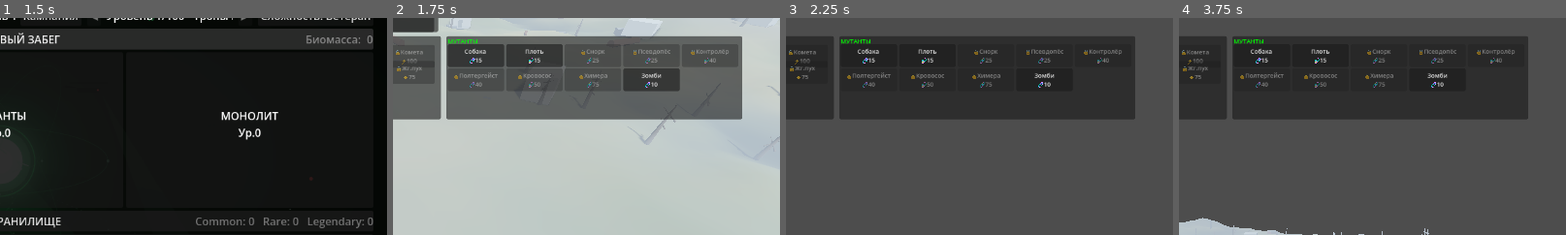
Above: before the commit, frames 1-4 (left to right).
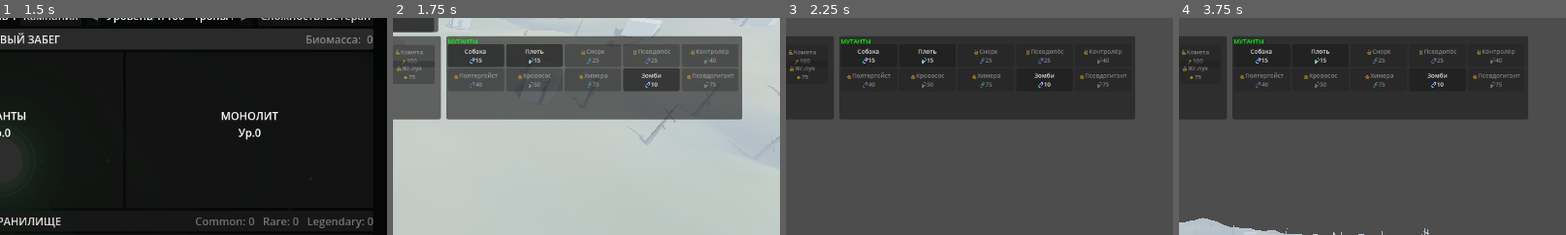
Above: after the commit, the same moments.

Repository: MisStiCc/StalkerRevert
Game: Godot game, scene res://scenes/ui/main_menu.tscn
Same seed, same stepped clock (60 frames per second), same inputs: the game is played once before the commit and once after it.
Inputs:
- Up to frame 1 (1.5 s): click "НОВАЯ ИГРА" at 0.5 s; click "НАЧАТЬ НОВЫЙ ЗАБЕГ" at 1.25 s
- Up to frame 2 (1.75 s): no input
- Up to frame 3 (2.25 s): click "▶ СТАРТ" at 2 s
- Up to frame 4 (3.75 s): click "🔥 ВЫБРОС ⚡1000" at 2.75 s; click "Электра ⚡75" at 3.5 s
The pictures show only the part of the screen within x 50-100%, y 6-56%; the shares and areas given below are measured in that part.

Frame 1 is identical in both runs. In frame 2, less than 0.1% of the frame differs, in the area x 75-88%, y 25-33%; in frame 3, 0.2%; in frame 4, 0.2%.

Commit message:
feat: рецепт звезды v3 (N копий + 1 звёздный корм той же звёздности + 2/4/6/8 простых), кнопка псевдогиганта в HUD (10 мутантов), компактные строки фермы, корм любой звёздности с маршрутом по бакам; фикс варнинга suffixes

Diff:
--- a/core/game_manager.gd
+++ b/core/game_manager.gd
@@ -113,21 +113,25 @@
 
 # ==================== ФЕРМА: КОПИИ И КОРМ ====================
 
-## Рецепт новой звезды: копии x НОВАЯ звезда (2-я - 2 копии, 5-я - 5)
-## + очки корма (2/4/6/8) + корм должен быть с числом звёзд ЦЕЛИ
+## Рецепт новой звезды N: N копий цели + 1 звёздный корм (копия мутанта
+## той же звёздности, что и цель) + простые корма (2/4/6/8 копий 1★)
 func get_star_requirements(mutant_type: String) -> Dictionary:
 	var lab = get_lab_data()
 	var stars: int = lab.get_mutant_stars(mutant_type)
 	var copies_need: int = stars + 1
-	var points_need: int = GachaData.get_star_feed_cost(stars)
+	var star_feed_need := 1
+	var simple_need: int = GachaData.get_star_feed_cost(stars)
 	var copies_have: int = lab.get_farm_copies(mutant_type)
-	var points_have: int = lab.get_star_progress(mutant_type)
+	var star_have: int = lab.get_star_feed(mutant_type)
+	var simple_have: int = lab.get_star_progress(mutant_type)
+	var ready := copies_have >= copies_need and star_have >= star_feed_need and simple_have >= simple_need
 	return {
 		"stars": stars,
 		"max": stars >= LabData.MAX_STARS,
 		"copies_have": copies_have, "copies_need": copies_need,
-		"points_have": points_have, "points_need": points_need,
-		"ready": copies_have >= copies_need and points_have >= points_need,
+		"star_have": star_have, "star_need": star_feed_need,
+		"simple_have": simple_have, "simple_need": simple_need,
+		"ready": ready,
 	}
 
 
@@ -139,11 +143,14 @@
 		return "Звёзды уже максимальны"
 	if int(req.get("copies_have")) < int(req.get("copies_need")):
 		return "Нужно копий: %d/%d" % [int(req.get("copies_have")), int(req.get("copies_need"))]
-	if int(req.get("points_have")) < int(req.get("points_need")):
-		return "Нужно корма: %d/%d" % [int(req.get("points_have")), int(req.get("points_need"))]
+	if int(req.get("star_have")) < int(req.get("star_need")):
+		return "Нужен звёздный корм: копия мутанта с %d★" % int(req.get("stars"))
+	if int(req.get("simple_have")) < int(req.get("simple_need")):
+		return "Нужно простых кормов: %d/%d" % [int(req.get("simple_have")), int(req.get("simple_need"))]
 	for i in range(int(req.get("copies_need"))):
 		lab.consume_farm_copy(mutant_type)
 	lab.clear_star_progress(mutant_type)
+	lab.star_feed_progress.erase(mutant_type)
 	lab.add_mutant_star(mutant_type)
 	var new_stars: int = lab.get_mutant_stars(mutant_type)
 	print("Ферма: %s -> %d/%d★ (копий списано %d)" % [mutant_type, new_stars, LabData.MAX_STARS, int(req.get("copies_need"))])
@@ -241,17 +248,21 @@
 	if stars >= LabData.MAX_STARS:
 		return "У цели уже максимальные звёзды"
 	var fodder_stars: int = lab.get_mutant_stars(fodder_type)
-	if fodder_stars != stars:
-		return "Корм должен быть с %d★ (у %s сейчас %d★)" % [stars, GachaData.display_name(fodder_type), fodder_stars]
-	var points: int = GachaData.get_fodder_value(fodder_type, true)
 	lab.consume_farm_copy(fodder_type)
-	var progress: int = lab.add_star_progress(target_type, points)
+	# Маршрут по бакам: корм той же звёздности -> звёздный (нужен 1),
+	# всё остальное -> простой (2/4/6/8 копий)
+	if fodder_stars == stars and lab.get_star_feed(target_type) < 1:
+		var fed: int = lab.add_star_feed(target_type)
+		print("Ферма: %s (%d★) -> звёздный корм для %s (%d/1)" % [fodder_type, fodder_stars, target_type, fed])
+		save_to_active_slot()
+		return "Звёздный корм принят (%d/1)" % fed
+	var progress: int = lab.add_star_progress(target_type, 1)
 	var need: int = GachaData.get_star_feed_cost(stars)
-	print("Ферма: копия %s (+%d) -> %s, корм %d/%d" % [fodder_type, points, target_type, progress, need])
+	print("Ферма: копия %s (%d★) -> простой корм для %s (%d/%d)" % [fodder_type, fodder_stars, target_type, progress, need])
 	save_to_active_slot()
 	if progress >= need:
-		return "Корма достаточно (%d/%d) - теперь нужны копии: %d" % [progress, need, stars + 1]
-	return "Корм принят: %d/%d до звезды" % [progress, need]
+		return "Простых кормов достаточно (%d/%d)" % [progress, need]
+	return "Простой корм принят: %d/%d" % [progress, need]
 
 
 func buy_shop_mutant(mutant_type: String, price: float) -> bool:
--- a/core/localization.gd
+++ b/core/localization.gd
@@ -213,6 +213,7 @@
 	"mu.controller": {"ru": "Контролёр", "en": "Controller"},
 	"mu.poltergeist": {"ru": "Полтергейст", "en": "Poltergeist"},
 	"mu.bloodsucker": {"ru": "Кровосос", "en": "Bloodsucker"},
+	"mu.pseudogiant": {"ru": "Псевдогигант", "en": "Pseudo-giant"},
 	"mu.chimera": {"ru": "Химера", "en": "Chimera"},
 	"mu.zombie": {"ru": "Зомби", "en": "Zombie"},
 
--- a/data/lab_data.gd
+++ b/data/lab_data.gd
@@ -46,8 +46,11 @@
 # повышает звезду, копии других типов - корм (очки звезды).
 @export var farm_copies: Dictionary = {}
 
-# Накопленные очки корма к следующей звезде (тип -> очки)
+# Простой корм (копии 1★ и прочих типов) к следующей звезде (тип -> счёт)
 @export var mutant_star_progress: Dictionary = {}
+
+# Звёздный корм: копия мутанта ТОЙ ЖЕ звёздности, что и цель (тип -> 0/1)
+@export var star_feed_progress: Dictionary = {}
 
 # КРУТКИ ГАЧИ. DEV: мутантные - миллион по запросу игрока (смотреть шансы),
 # аномалийные крутки - серьёзная валюта (30-й уровень/30 волн = +10), дефолт 0.
@@ -394,6 +397,15 @@
     mutant_star_progress.erase(type)
 
 
+func get_star_feed(type: String) -> int:
+    return int(star_feed_progress.get(type, 0))
+
+
+func add_star_feed(type: String) -> int:
+    star_feed_progress[type] = get_star_feed(type) + 1
+    return int(star_feed_progress[type])
+
+
 func get_farm_copies(type: String) -> int:
     return int(farm_copies.get(type, 0))
 
@@ -444,3 +456,4 @@
     artifact_stars.clear()
     farm_copies.clear()
     mutant_star_progress.clear()
+    star_feed_progress.clear()
--- a/ui/hud/hud.gd
+++ b/ui/hud/hud.gd
@@ -50,6 +50,7 @@
 @onready var bloodsucker_button: Button = $MutantPanel/BloodsuckerButton
 @onready var chimera_button: Button = $MutantPanel/ChimeraButton
 @onready var zombie_button: Button = $MutantPanel/ZombieButton
+@onready var pseudogiant_button: Button = $MutantPanel/PseudogiantButton
 
 var zone_controller: Node
 var emission_cooldown: float = 60.0
@@ -137,6 +138,7 @@
 		pseudodog_button: ["pseudodog", "mu.pseudodog"], controller_button: ["controller_mutant", "mu.controller"],
 		poltergeist_button: ["poltergeist", "mu.poltergeist"], bloodsucker_button: ["bloodsucker", "mu.bloodsucker"],
 		chimera_button: ["chimera", "mu.chimera"], zombie_button: ["zombie", "mu.zombie"],
+		pseudogiant_button: ["pseudogiant", "mu.pseudogiant"],
 	}
 	_mutant_buttons = {}
 	_anomaly_buttons = {}
@@ -204,6 +206,7 @@
 	bloodsucker_button.pressed.connect(_on_bloodsucker_pressed)
 	chimera_button.pressed.connect(_on_chimera_pressed)
 	zombie_button.pressed.connect(_on_zombie_pressed)
+	pseudogiant_button.pressed.connect(_on_pseudogiant_pressed)
 
 	emission_button.pressed.connect(_on_emission_pressed)
 	start_run_button.pressed.connect(_on_start_run_pressed)
@@ -447,6 +450,11 @@
 	mutant_requested.emit("zombie")
 
 
+func _on_pseudogiant_pressed():
+	_play_click_sound()
+	mutant_requested.emit("pseudogiant")
+
+
 func show_anomaly_panel(shown: bool):
 	anomaly_panel.visible = shown
 
--- a/ui/hud/hud.tscn
+++ b/ui/hud/hud.tscn
@@ -311,6 +311,14 @@
 offset_bottom = 80.0
 theme_override_font_sizes/font_size = 9
 text = "Химера"
+
+[node name="PseudogiantButton" type="Button" parent="MutantPanel"]
+offset_left = 350.0
+offset_top = 48.0
+offset_right = 434.0
+offset_bottom = 80.0
+theme_override_font_sizes/font_size = 9
+text = "Псевдогигант"
 
 [node name="ZombieButton" type="Button" parent="MutantPanel"]
 offset_left = 263.0
--- a/ui/lab/lab_controller.gd
+++ b/ui/lab/lab_controller.gd
@@ -936,30 +936,31 @@
 		return
 	farm_title_label.text = Loc.t("farm.title")
 
-	# Режим кормления: цель должна получать корм СВОЕЙ звёздности
+	# Режим кормления: маршрут бака виден заранее
 	if not _feed_fodder.is_empty():
 		var fodder_type: String = _feed_fodder[0]
-		var points: int = GachaData.get_fodder_value(fodder_type, true)
 		var fodder_stars: int = lab_data.get_mutant_stars(fodder_type)
-		farm_list.add_child(_make_farm_section(Loc.t("farm.fodder_star_rule", {"fodder": Loc.type_name(fodder_type), "points": points, "stars": fodder_stars})))
+		var bucket_hint: String = Loc.t("farm.star_feed_mark") if fodder_stars == fodder_stars and lab_data.get_star_feed(fodder_type) < 1 and false else ""
+		farm_list.add_child(_make_farm_section(Loc.t("farm.feed_hint")))
 		var cancel := Button.new()
 		cancel.text = Loc.t("lab.back")
 		cancel.pressed.connect(_on_feed_cancel)
 		farm_list.add_child(cancel)
-		var target_stars: int = fodder_stars
 		var found := false
 		for type in lab_data.unlocked_mutants:
 			if type == fodder_type or lab_data.get_farm_copies(type) <= 0:
 				continue
-			if lab_data.get_mutant_stars(type) != target_stars:
-				continue  # корм той же звёздности, что и цель
 			found = true
+			var t_stars: int = lab_data.get_mutant_stars(type)
+			var to_star_bucket: bool = fodder_stars == t_stars and lab_data.get_star_feed(type) < 1
 			var row := HBoxContainer.new()
 			row.add_theme_constant_override("separation", 6)
 			row.add_child(_make_icon_rect(type, true, 26))
-			var stars: int = lab_data.get_mutant_stars(type)
 			var name_label := Label.new()
-			name_label.text = "%s %s (%s)" % [Loc.type_name(type), LabData.stars_text(stars), Loc.t("farm.progress", {"cur": lab_data.get_star_progress(type), "need": GachaData.get_star_feed_cost(stars)})]
+			name_label.text = "%s %s (%s) - (%s)" % [
+				Loc.type_name(type), LabData.stars_text(t_stars),
+				Loc.t("farm.progress", {"cur": lab_data.get_star_progress(type), "need": GachaData.get_star_feed_cost(t_stars)}),
+				Loc.t("farm.star_feed_mark") if to_star_bucket else Loc.t("farm.simple_feed_mark")]
 			name_label.size_flags_horizontal = Control.SIZE_EXPAND_FILL
 			row.add_child(name_label)
 			var btn := Button.new()
@@ -969,43 +970,51 @@
 			farm_list.add_child(row)
 		if not found:
 			var none := Label.new()
-			none.text = Loc.t("farm.no_matching_fodder", {"n": target_stars})
+			none.text = Loc.t("farm.empty")
 			farm_list.add_child(none)
 		return
 
-	# Обычный режим: строки с рецептом звезды
+	# Обычный режим: строки рецепта v3 (копии + звёздный корм + простой корм)
 	farm_list.add_child(_make_farm_section(Loc.t("farm.recipe")))
 	var any_row := false
 	for type in lab_data.unlocked_mutants:
 		var req: Dictionary = game_manager.get_star_requirements(type)
-		if int(req.get("copies_have")) <= 0 and int(req.get("points_have")) <= 0:
+		if int(req.get("copies_have")) <= 0 and int(req.get("star_have")) <= 0 and int(req.get("simple_have")) <= 0:
 			continue
 		any_row = true
 		var row := HBoxContainer.new()
-		row.add_theme_constant_override("separation", 6)
+		row.add_theme_constant_override("separation", 4)
 		row.add_child(_make_icon_rect(type, true, 26))
 		var stars: int = int(req.get("stars"))
 		var name_label := Label.new()
-		name_label.text = "%s %s - %s, %s" % [
-			Loc.type_name(type), LabData.stars_text(stars),
-			Loc.t("farm.copies_need", {"have": int(req.get("copies_have")), "need": int(req.get("copies_need"))}),
-			Loc.t("farm.points_need", {"have": int(req.get("points_have")), "need": int(req.get("points_need"))})]
-		name_label.tooltip_text = Loc.t("farm.value_tip", {"points": GachaData.get_fodder_value(type, true)})
+		name_label.text = "%s %s" % [Loc.type_name(type), LabData.stars_text(stars)]
 		name_label.size_flags_horizontal = Control.SIZE_EXPAND_FILL
 		row.add_child(name_label)
+		var req_label := Label.new()
+		req_label.text = "%s · %s · %s" % [
+			Loc.t("farm.copies_need", {"have": int(req.get("copies_have")), "need": int(req.get("copies_need"))}),
+			Loc.t("farm.star_feed", {"have": int(req.get("star_have")), "need": int(req.get("star_need"))}),
+			Loc.t("farm.simple_feed", {"have": int(req.get("simple_have")), "need": int(req.get("simple_need"))})]
+		req_label.add_theme_font_size_override("font_size", 9)
+		req_label.size_flags_horizontal = Control.SIZE_EXPAND_FILL
+		row.add_child(req_label)
 		if bool(req.get("max")):
 			var max_label := Label.new()
 			max_label.text = Loc.t("stars.max")
 			row.add_child(max_label)
 		else:
 			var up_btn := Button.new()
-			up_btn.text = Loc.t("farm.upgrade_btn", {"n": stars + 1})
+			up_btn.text = "↑%d★" % (stars + 1)
+			up_btn.tooltip_text = Loc.t("farm.upgrade_btn", {"n": stars + 1})
+			up_btn.custom_minimum_size = Vector2(52, 0)
 			up_btn.disabled = not bool(req.get("ready"))
 			up_btn.pressed.connect(_on_farm_upgrade.bind(type))
 			row.add_child(up_btn)
 			if lab_data.get_farm_copies(type) > 0:
 				var feed_btn := Button.new()
-				feed_btn.text = Loc.t("farm.feed_btn")
+				feed_btn.text = "🍽"
+				feed_btn.tooltip_text = Loc.t("farm.feed_btn")
+				feed_btn.custom_minimum_size = Vector2(36, 0)
 				feed_btn.pressed.connect(_on_farm_feed_pressed.bind(type))
 				row.add_child(feed_btn)
 		farm_list.add_child(row)
@@ -1514,7 +1523,6 @@
 
 ## anomaly_type "heat_anomaly" -> ключ локализации "heat"
 func _anomaly_loc_key(anomaly_type: String) -> String:
-	var suffixes := ["_anomaly", "gravity_", "thermal_", "chemical_", "radiation_", "time_", "teleport", "electric_", "bio_"]
 	var key: String = anomaly_type
 	for suf in ["gravity_", "thermal_", "chemical_", "electric_", "bio_"]:
 		key = key.trim_prefix(suf)
